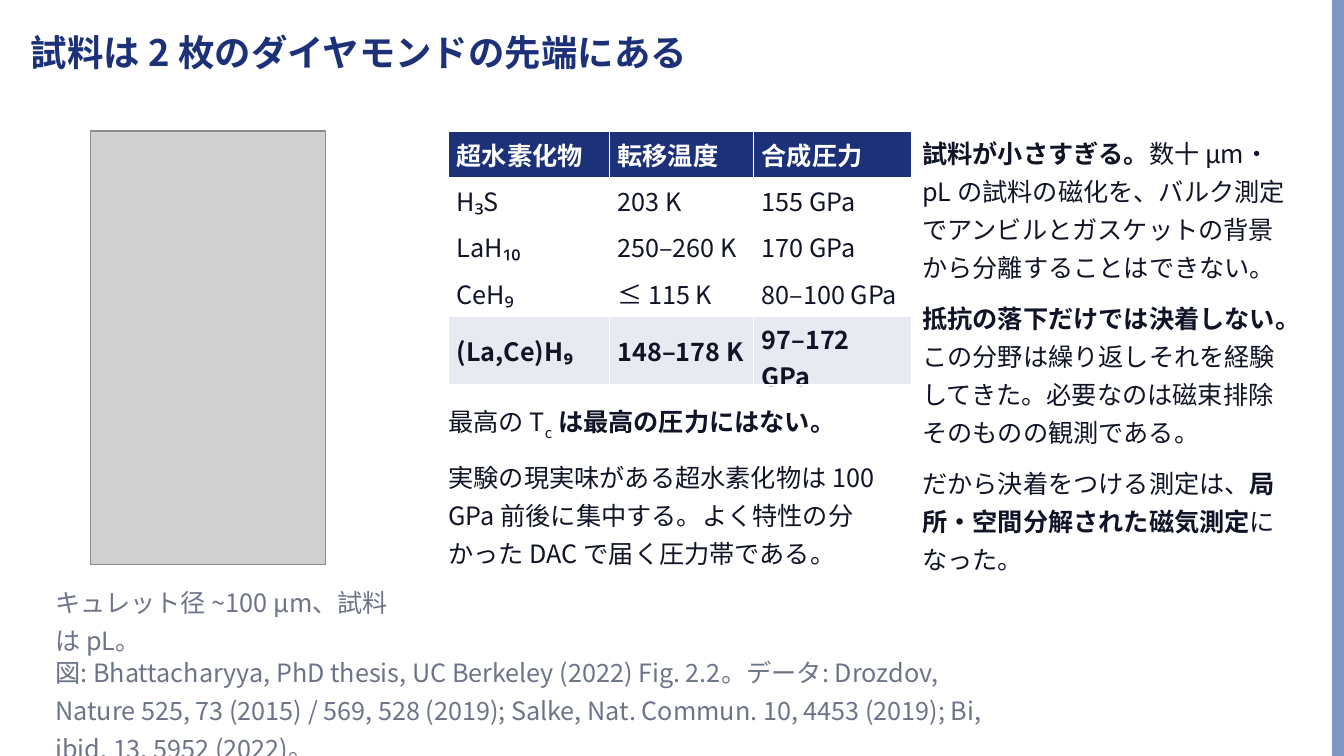
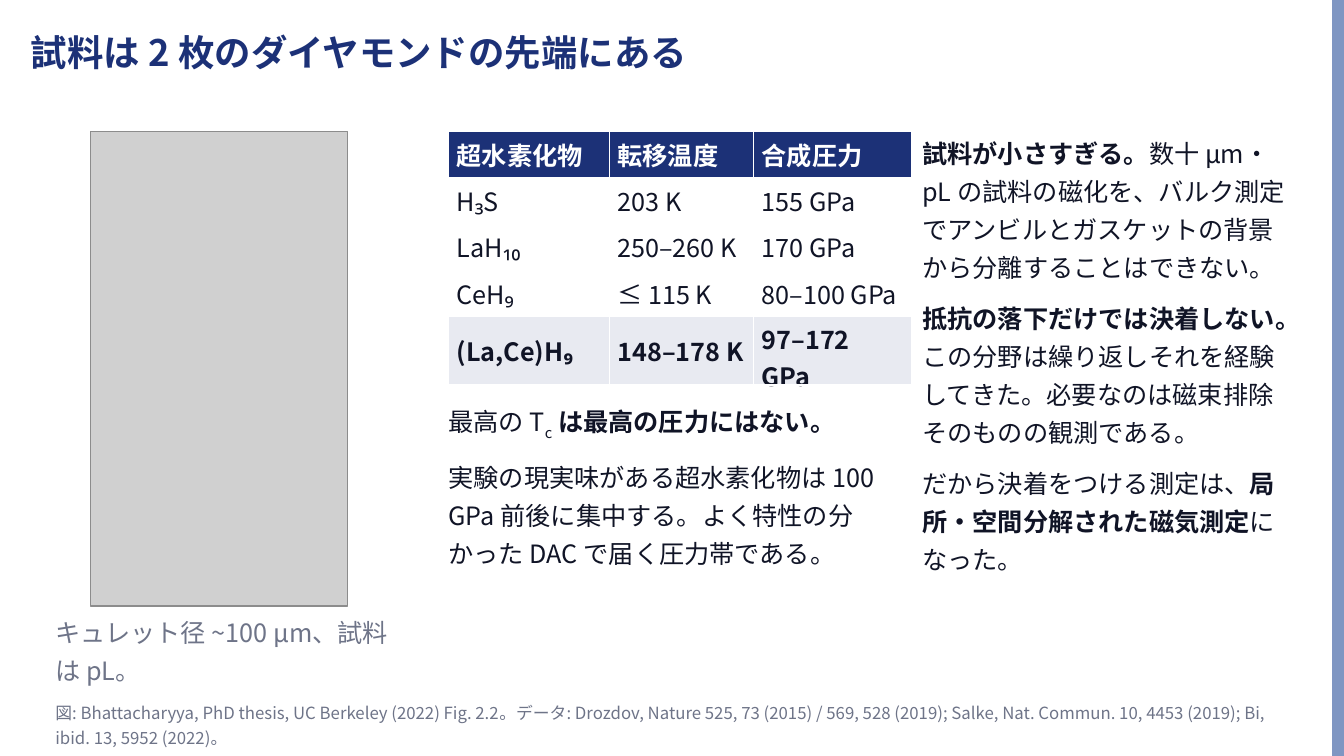
Before and after one commit to Risei412/ultra-high-pressure-ODMR, a slide deck: slide 2 of slides/odmr_473nm_talk.pptx. Drawn at 1344x756 pixels with LibreOffice and Linux fonts; fonts in the diff are those of the drawing; grey boxes stand for pictures; background and template pictures are left out. Boxes give left, top, right and bottom in pixels: in the first picture for what was removed or moved away, otherwise in the second. Text is boxed around its words. In the diff, an @@ line names an element or a change of style, - is before the commit and + after.

```diff
--- a/slides/odmr_473nm_talk.pptx
+++ b/slides/odmr_473nm_talk.pptx
@@ picture: place and size @@
-picture at (91,131,326,565)
+picture at (91,131,348,606)
@@ text "キュレット径 ~100 µm、試料は pL。": place and size @@
-text "キュレット径 ~100 µm、試料は pL。" at (55,591,388,656)
+text "キュレット径 ~100 µm、試料は pL。" at (55,621,388,686)
@@ text "図: Bhattacharyya, PhD thesis, UC ...": place and size @@
-text "図: Bhattacharyya, PhD thesis, UC ..." at (55,661,981,725)
+text "図: Bhattacharyya, PhD thesis, UC ..." at (55,705,1264,747)
@@ text "図: Bhattacharyya, PhD thesis, UC ..." at (55,705,1264,747): size 18 to 12 pt @@
```
Also in this commit, not shown: 6 other slides changed, 2 other files.
